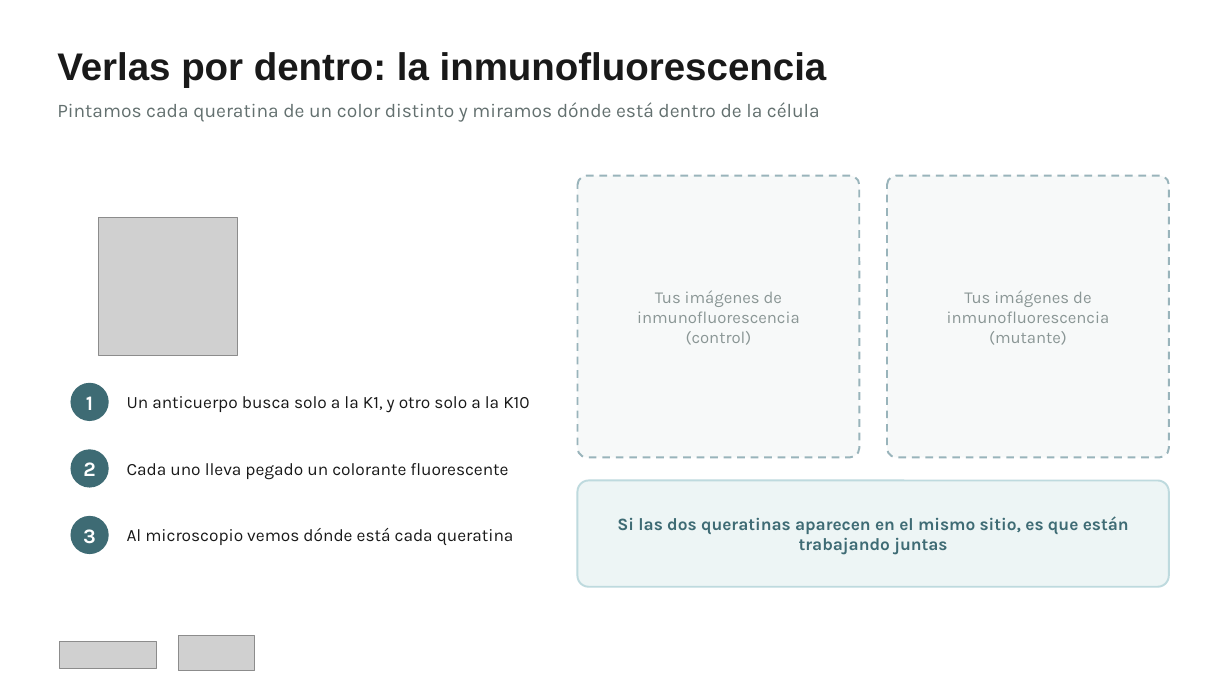
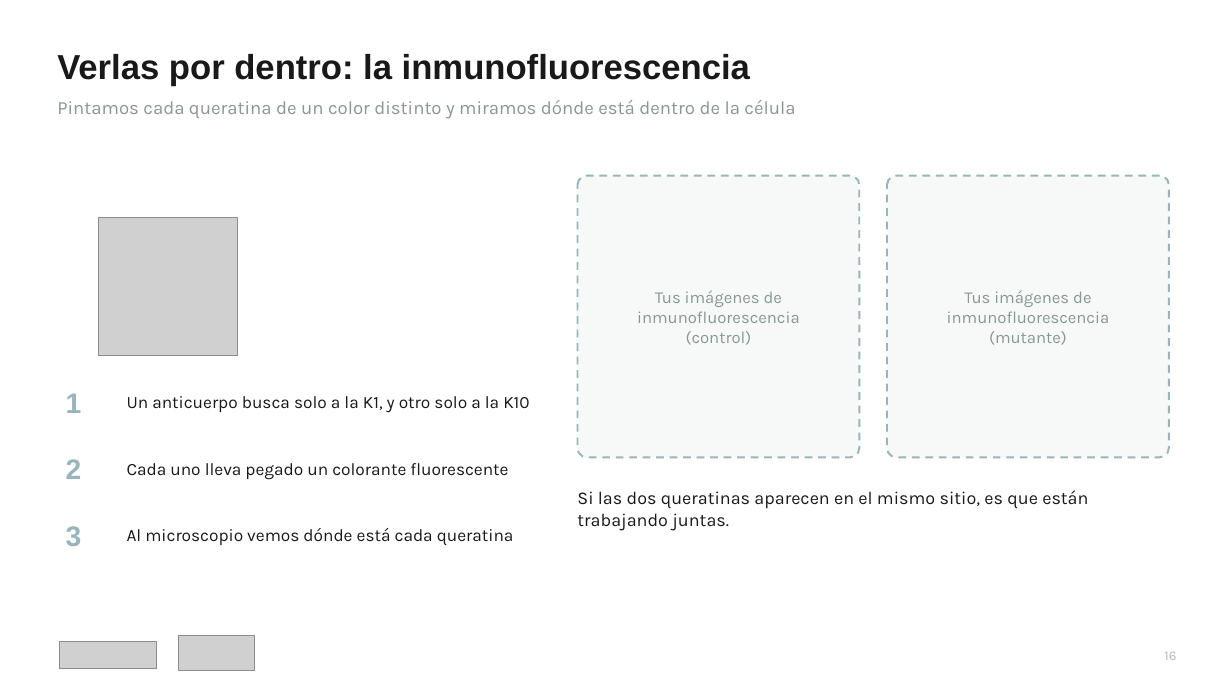
Before and after one commit to mariazubilase-wq/tesis, a slide deck: slide 17 of Ictiosis_epidermolitica_pacientes.pptx. Drawn at 1232x693 pixels with LibreOffice and Linux fonts; fonts in the diff are those of the drawing; grey boxes stand for pictures. Boxes give left, top, right and bottom in pixels: in the first picture for what was removed or moved away, otherwise in the second. Text is boxed around its words. In the diff, an @@ line names an element or a change of style, - is before the commit and + after.

```diff
--- a/Ictiosis_epidermolitica_pacientes.pptx
+++ b/Ictiosis_epidermolitica_pacientes.pptx
@@ text "Verlas por dentro: la inmunofluorescencia" at (x1=57, y1=54, x2=750, y2=86): size 30 to 27 pt @@
@@ text "Pintamos cada queratina de un ..." at (x1=57, y1=100, x2=795, y2=119): size 15 to 14.5 pt, text colour #63706F to #8A9695 @@
@@ size 16 to 22 pt, font Karla to Arial, text colour #FFFFFF to #99B4BB; alignment centre to left in 3 elements at (x1=66, y1=459, x2=82, y2=479), (x1=66, y1=526, x2=82, y2=546), (x1=66, y1=393, x2=82, y2=413) @@
@@ ellipse removed at (x1=71, y1=384, x2=108, y2=421) @@
@@ ellipse removed at (x1=71, y1=450, x2=108, y2=487) @@
@@ text at (x1=577, y1=490, x2=1088, y2=531): text changed; size 13.5 to 14 pt; text colour #3E6B74 to #191919; bold off @@
-Si las dos queratinas aparecen en el mismo sitio, es que están trabajando juntas
+Si las dos queratinas aparecen en el mismo sitio, es que están trabajando juntas.
@@ rounded rectangle removed at (x1=578, y1=481, x2=1169, y2=587) @@
@@ ellipse removed at (x1=71, y1=517, x2=108, y2=554) @@
@@ text added at (x1=1164, y1=652, x2=1176, y2=660), 10.5 pt, text #B5BEBD @@
+16
```
Also in this commit, not shown: 25 other slides changed, 1 other file.
